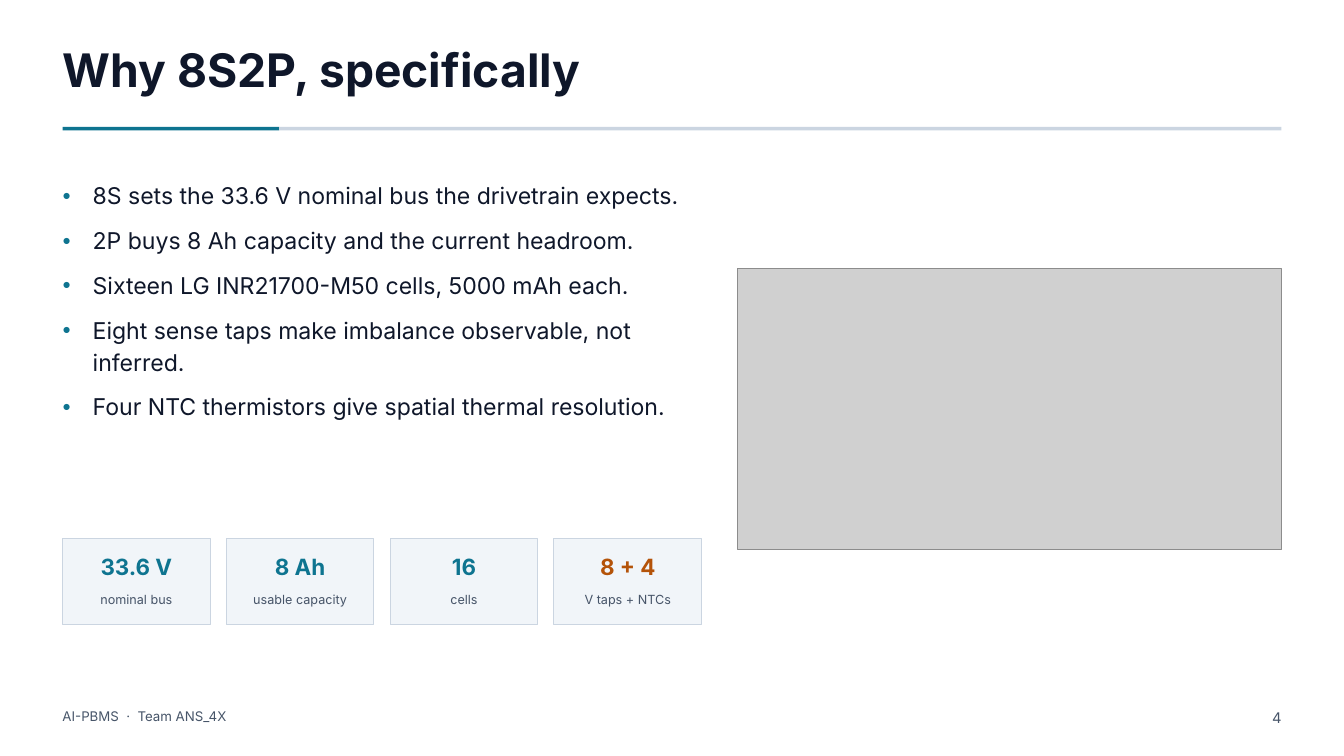
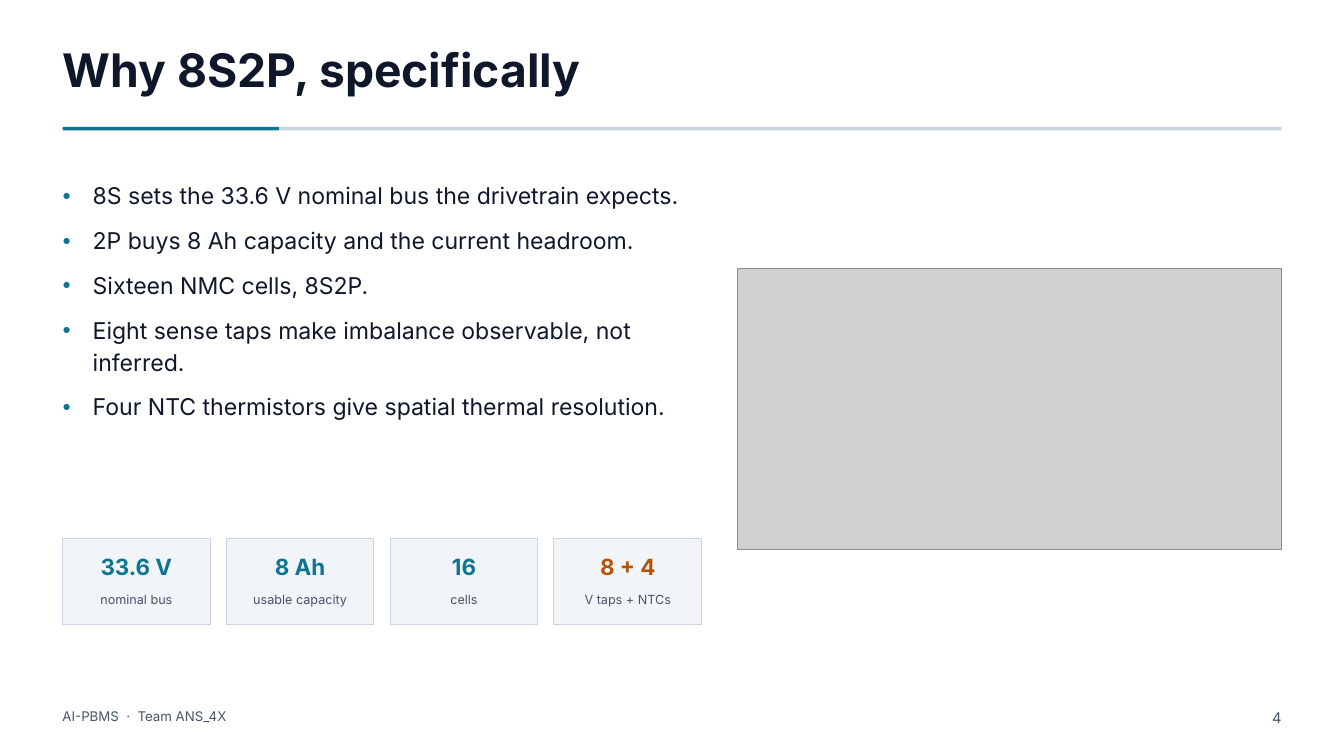
Before and after one commit to Adhi5504/Intelligent_BMS, a slide deck: slide 4 of AI_PBMS_Full_Deck.pptx. Drawn at 1344x756 pixels with LibreOffice and Linux fonts; fonts in the diff are those of the drawing; grey boxes stand for pictures. Boxes give left, top, right and bottom in pixels: in the first picture for what was removed or moved away, otherwise in the second. Text is boxed around its words. In the diff, an @@ line names an element or a change of style, - is before the commit and + after.

```diff
--- a/AI_PBMS_Full_Deck.pptx
+++ b/AI_PBMS_Full_Deck.pptx
@@ text at [93, 276, 369, 298]: text changed @@
-● Sixteen LG INR21700-M50 cells, 5000 mAh each.
+● Sixteen NMC cells, 8S2P.
```
Also in this commit, not shown: 2 other slides changed, 8 other files.
